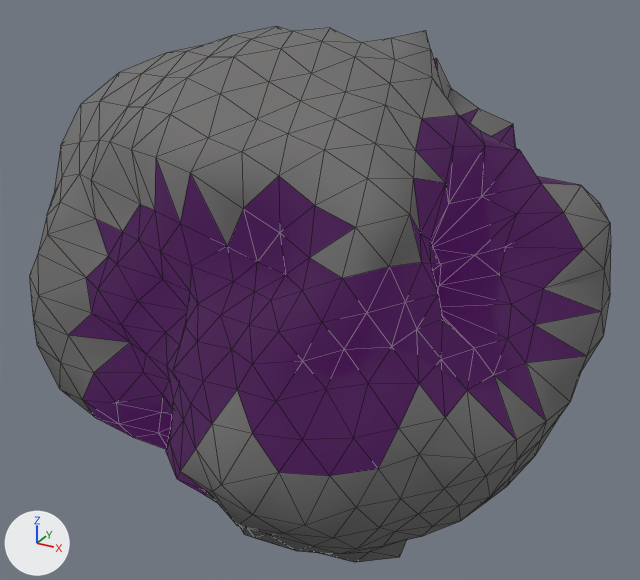
Two versions of the glTF model assets/asteroids/asteroid_23.glb, one commit apart.
Camera for both pictures: a 50 mm camera at (1.284, -2.397, 1.222) aimed at (-0.024, -0.019, 0.033). The axes (+X, +Y, +Z) are drawn at lower left. The lights are the same throughout. The picture after the commit comes second. Mesh edges are drawn as thin lines.

The first picture shows 'Asteroid_23'.
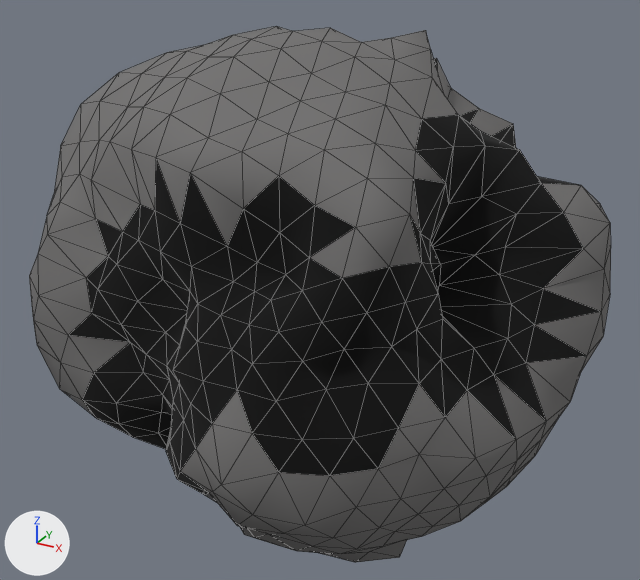
Changed parts and their boxes (x1, y1, x2, y2) in the pictures (640 x 580 px):
'Asteroid_23', recoloured, surface changed (darker): (66, 56, 602, 548) in both

Diff of the bpy script that builds the scene:
```diff
--- a/assets/asteroids/asteroid_23.glb.py
+++ b/assets/asteroids/asteroid_23.glb.py
@@ mat_asteroidcrater_23 @@
 mat_asteroidcrater_23 = principled_material('AsteroidCrater_23')
-mat_asteroidcrater_23.base_color = (0.02, 0.01, 0.02)  # black #271927
+mat_asteroidcrater_23.base_color = (0.0, 0.0, 0.0)  # black #000000
 mat_asteroidcrater_23.roughness = 1.0
-mat_asteroidcrater_23.emission_color = (0.042, 0.0, 0.063)  # dark purple #3a0047
-mat_asteroidcrater_23.emission_strength = 1.0
```
